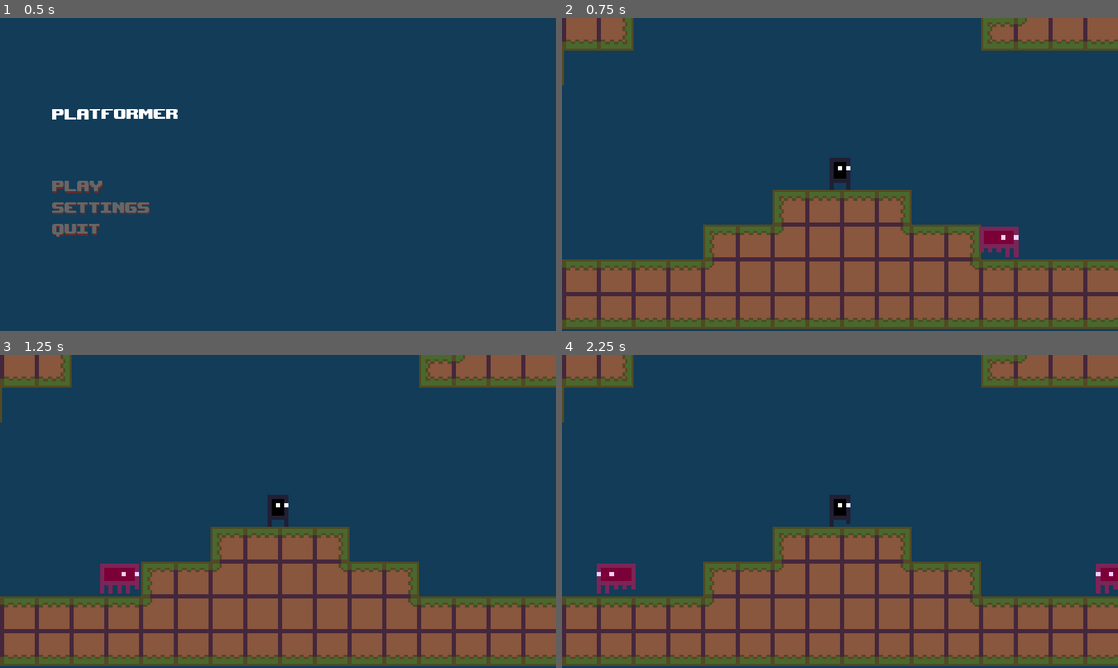
Above: before the commit, frames 1-4 (two rows, left to right).
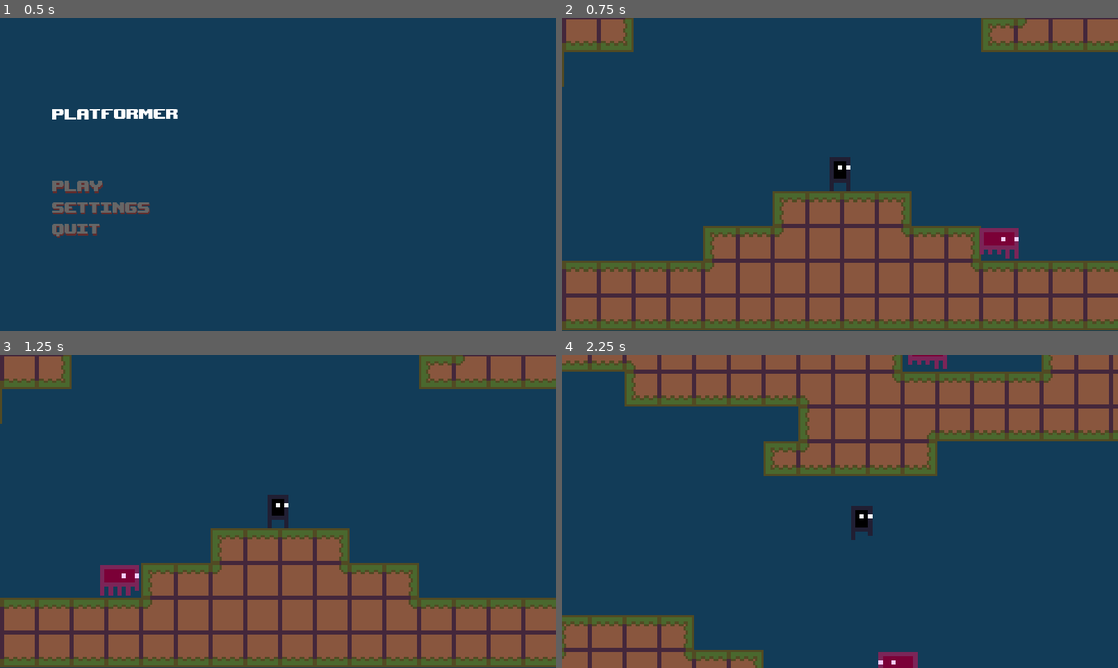
Above: after the commit, the same moments.

Repository: NicolasLFerreira/ASHS-School-Project
Game: Godot game, scene res://UI/title_screen/title_screen.tscn
Two runs of this game, one before a commit and one after it. Both use one fixed random seed, a clock stepped at 60 frames per second and the inputs below.
Inputs (mouse positions are in pixels of both pictures, inside the frame that each line leads up to):
- Up to frame 1 (0.5 s): no input
- Up to frame 2 (0.75 s): click "play" at 0.5 s
- Up to frame 3 (1.25 s): no input
- Up to frame 4 (2.25 s): move the mouse to (962, 495) at 1.27 s; hold L (spray, bound only after the commit) 1.28-2.03 s; hold D (right) from 1.28 s (still down); click (962, 495) at 1.35 s; tap Space (jump) at 1.52 s; move the mouse to (728, 527) at 2.02 s; tap L (spray, bound only after the commit) at 2.1 s

Frame 1 is identical in both runs. In frame 2, 6.0% of the frame differs, in the area x 0-100%, y 0-100%; in frame 3, 6.7%; in frame 4, 55%.
Error before the commit: Parse Error: Expected an indented block after "if". (res://player/player_body/player_body.gd:232)

Commit message:
Started working on spray

Diff:
--- a/player/bullet/bullet.gd
+++ b/player/bullet/bullet.gd
@@ -12,7 +12,7 @@
 
 func _process(delta):
 	if (isHorizontal):
-		position += get_local_mouse_position() / 10; #direction * speed * delta;
+		position.x += direction * speed * delta;
 	else:
 		position.y += direction * speed * delta;
 
--- /dev/null
+++ b/player/bullet/spray.gd
@@ -0,0 +1,15 @@
+extends Area2D
+
+var flip = false;
+
+func _ready():
+	$spray_sprite.play();
+
+	if (flip):
+			$spray_sprite.flip_h = true;
+	else:
+		$spray_sprite.flip_h = false;
+
+
+func _on_spray_time_timeout():
+	queue_free();
--- a/player/bullet/spray.tscn
+++ b/player/bullet/spray.tscn
@@ -1,10 +1,35 @@
-[gd_scene load_steps=2 format=2]
+[gd_scene load_steps=9 format=2]
+
+[ext_resource path="res://textures/bullet_texture/spray_1.png" type="Texture" id=1]
+[ext_resource path="res://textures/bullet_texture/spray_2.png" type="Texture" id=2]
+[ext_resource path="res://textures/bullet_texture/spray_4.png" type="Texture" id=3]
+[ext_resource path="res://textures/bullet_texture/spray_5.png" type="Texture" id=4]
+[ext_resource path="res://textures/bullet_texture/spray_3.png" type="Texture" id=5]
+[ext_resource path="res://player/bullet/spray.gd" type="Script" id=6]
 
 [sub_resource type="RectangleShape2D" id=1]
 
+[sub_resource type="SpriteFrames" id=2]
+animations = [ {
+"frames": [ ExtResource( 1 ), ExtResource( 2 ), ExtResource( 5 ), ExtResource( 3 ), ExtResource( 4 ) ],
+"loop": true,
+"name": "spray",
+"speed": 1.0
+} ]
+
 [node name="spray_area" type="Area2D"]
+scale = Vector2( 0.7, 0.7 )
+script = ExtResource( 6 )
 
 [node name="spray_collision" type="CollisionShape2D" parent="."]
+scale = Vector2( 0.8, 0.7 )
 shape = SubResource( 1 )
 
 [node name="spray_sprite" type="AnimatedSprite" parent="."]
+frames = SubResource( 2 )
+animation = "spray"
+frame = 4
+speed_scale = 10.0
+
+[node name="spray_time" type="Timer" parent="."]
+[connection signal="timeout" from="spray_time" to="." method="_on_spray_time_timeout"]
--- a/player/player_body/player_body.gd
+++ b/player/player_body/player_body.gd
@@ -2,7 +2,7 @@
 
 #Bullet
 
-#const spray = preload;
+const spray = preload("res://player/bullet/spray.tscn");
 
 const bullet = preload("res://player/bullet/bullet.tscn");
 var shoot = false;
@@ -189,7 +189,7 @@
 			add_child(bullet_instance);
 
 			bullet_instance.global_position = global_position;
-#			bullet_instance.direction = -1 if $sprite_/player_sprite.flip_h else 1;
+			bullet_instance.direction = -1 if $sprite_/player_sprite.flip_h else 1;
 			bullet_instance.isHorizontal = true;
 
 #######
@@ -224,8 +224,21 @@
 
 	#Spray
 
-	if (Input.is_action_just_pressed("spray")):
-
+	var spray_instance = spray.instance();
+	var spray_toggle = false;
+
+	if (Input.is_action_pressed("spray")):
+
+		if (spray_toggle):
+			if ($sprite_/player_sprite.flip_h):
+				spray_instance.flip = true;
+			else:
+				spray_instance.flip = false;
+
+			add_child(spray_instance);
+
+	if (!Input.is_action_pressed("spray")):
+		remove_child(spray_instance);
 
 #Secondary skill related functions
 
--- a/project.godot
+++ b/project.godot
@@ -35,6 +35,29 @@
 mouse_cursor/custom_image="res://textures/ui/cursor.png"
 window/stretch/mode="2d"
 window/stretch/aspect="keep"
+
+[importer_defaults]
+
+texture={
+"compress/bptc_ldr": 0,
+"compress/hdr_mode": 0,
+"compress/lossy_quality": 0.7,
+"compress/mode": 0,
+"compress/normal_map": 0,
+"detect_3d": false,
+"flags/anisotropic": false,
+"flags/filter": true,
+"flags/mipmaps": false,
+"flags/repeat": 0,
+"flags/srgb": 2,
+"process/HDR_as_SRGB": false,
+"process/fix_alpha_border": true,
+"process/invert_color": false,
+"process/premult_alpha": false,
+"size_limit": 0,
+"stream": false,
+"svg/scale": 1.0
+}
 
 [input]
 
@@ -98,7 +121,7 @@
 "events": [ Object(InputEventKey,"resource_local_to_scene":false,"resource_name":"","device":0,"alt":false,"shift":false,"control":false,"meta":false,"command":false,"pressed":false,"scancode":75,"unicode":0,"echo":false,"script":null)
  ]
 }
-tripleshot={
+spray={
 "deadzone": 0.5,
 "events": [ Object(InputEventKey,"resource_local_to_scene":false,"resource_name":"","device":0,"alt":false,"shift":false,"control":false,"meta":false,"command":false,"pressed":false,"scancode":76,"unicode":0,"echo":false,"script":null)
  ]
Binary file added: textures/bullet_texture/sprayTEST2.aseprite
Binary file added: textures/bullet_texture/spray_1.aseprite
Binary file added: textures/bullet_texture/spray_1.png
Not shown, added: textures/bullet_texture/spray_1.png.import
Binary file added: textures/bullet_texture/spray_2.png
Not shown, added: textures/bullet_texture/spray_2.png.import
Binary file added: textures/bullet_texture/spray_3.png
Not shown, added: textures/bullet_texture/spray_3.png.import
Binary file added: textures/bullet_texture/spray_4.png
Not shown, added: textures/bullet_texture/spray_4.png.import
Binary file added: textures/bullet_texture/spray_5.png
Not shown, added: textures/bullet_texture/spray_5.png.import
